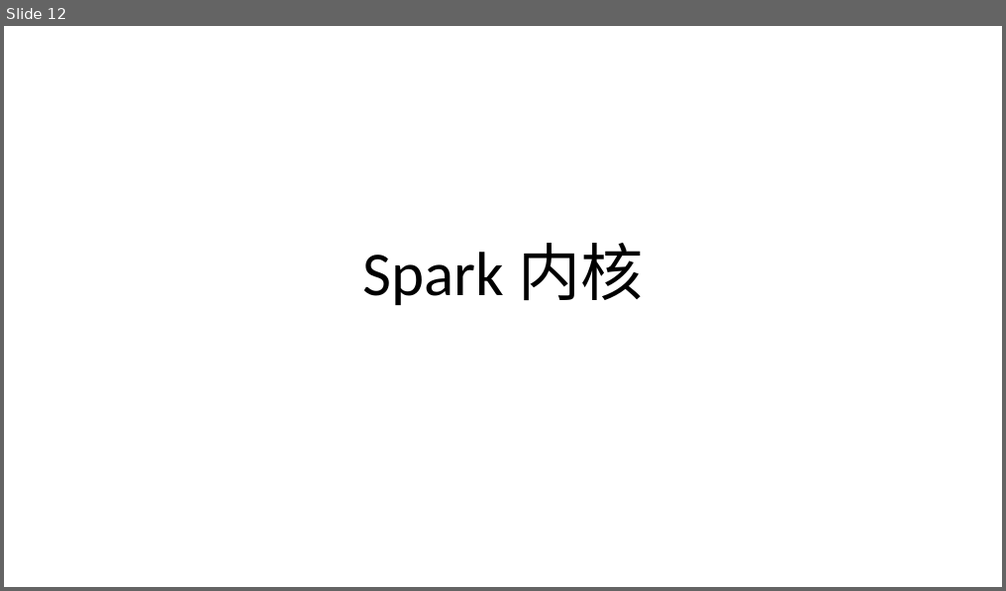
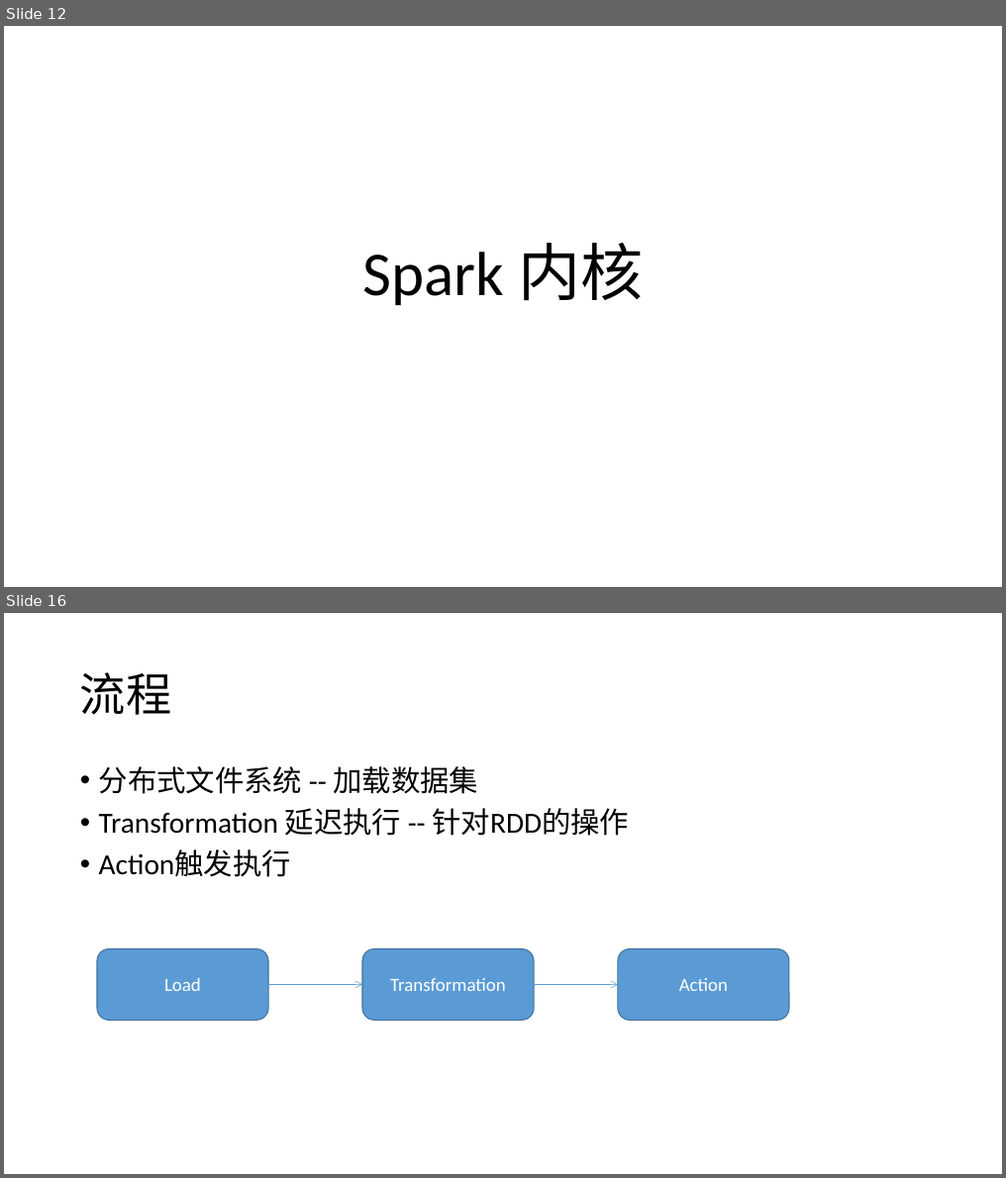
Before and after one commit to zhangpanfeng/darren-spark, a slide deck: doc/Spark.pptx. Shown one above the other, each under a label of ours: slide 12 before the commit, slides 12 and 16 after it; the slides between them are not shown. The pictures are 1006x591 and 1006x1178 pixels, drawn with LibreOffice and Linux fonts; fonts in the diff are those of the drawing. Boxes give left, top, right and bottom in pixels: in the first picture for what was removed or moved away, otherwise in the second. Text is boxed around its words. In the diff, an @@ line names an element or a change of style, - is before the commit and + after.

```diff
--- a/doc/Spark.pptx
+++ b/doc/Spark.pptx
@@ slide 16 added at (4, 613, 1002, 1174), background #FFFFFF @@
@@ title added at (80, 672, 171, 715), 44 pt, text #000000 @@
+流程
@@ text added at (99, 766, 629, 877), 28 pt, text #000000 @@
+• 分布式文件系统 -- 加载数据集
+• Transformation 延迟执行 -- 针对RDD的操作
+• Action触发执行
@@ rounded rectangle added at (97, 950, 268, 1020), fill #5B9BD5, outline #43739E 1 pt, 18 pt, text #FFFFFF @@
+Load
@@ rounded rectangle added at (362, 950, 534, 1020), fill #5B9BD5, outline #43739E 1 pt, 18 pt, text #FFFFFF @@
+Transformation
@@ rounded rectangle added at (618, 950, 789, 1020), fill #5B9BD5, outline #43739E 1 pt, 18 pt, text #FFFFFF @@
+Action
@@ arrow added from (268, 985) to (362, 985), #5B9BD5 0.5 pt @@
@@ arrow added from (534, 985) to (618, 985), #5B9BD5 0.5 pt @@
```
Also in this commit, not shown: 1 slide changed, 4 other slides added.
